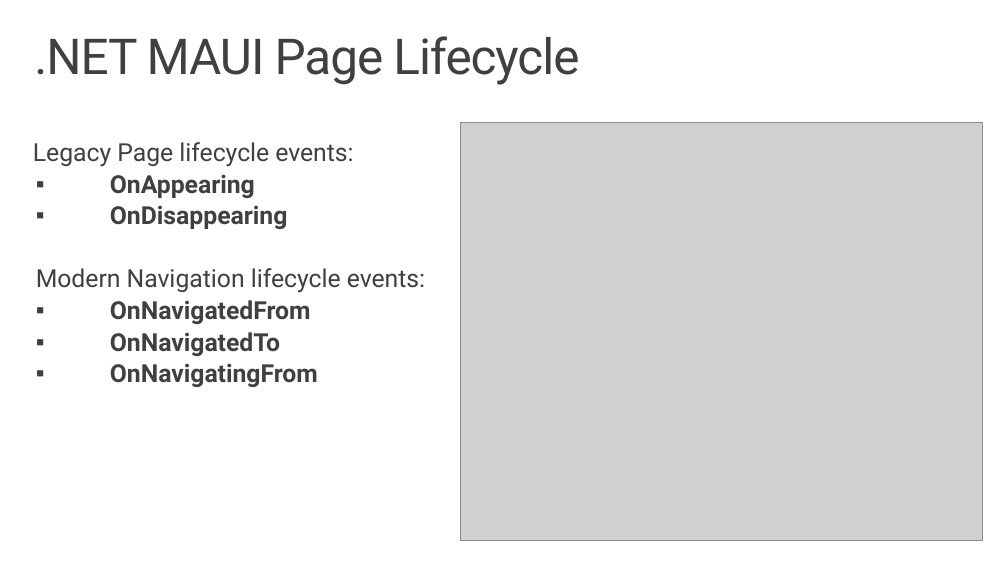
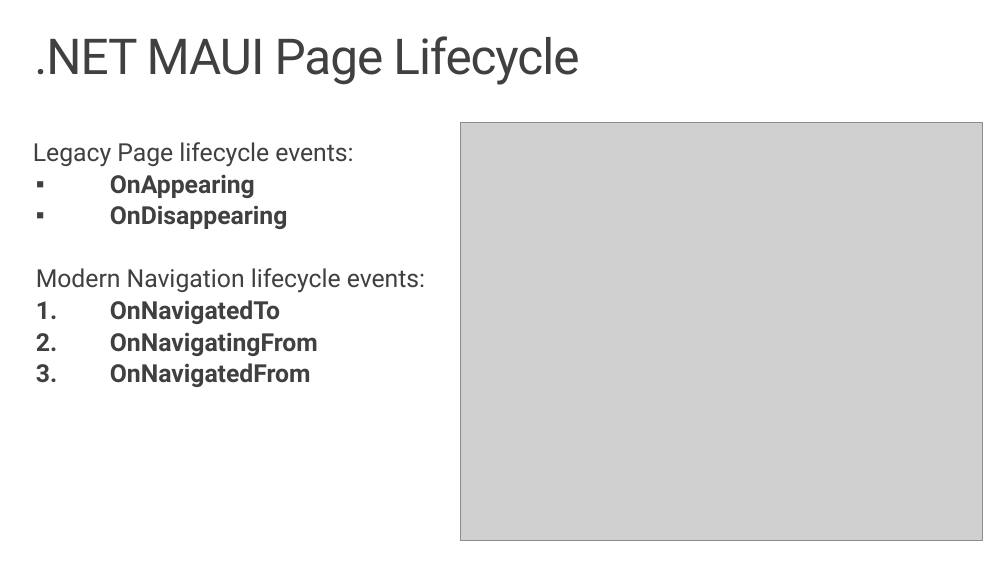
Before and after one commit to dotnet-presentations/dotnet-maui-workshop, a slide deck: slide 18 of Slides/Workshop3 - Navigation.pptx. Drawn at 1008x567 pixels with LibreOffice and Linux fonts; fonts in the diff are those of the drawing; grey boxes stand for pictures; background and template pictures are left out. Boxes give left, top, right and bottom in pixels: in the first picture for what was removed or moved away, otherwise in the second. Text is boxed around its words. In the diff, an @@ line names an element or a change of style, - is before the commit and + after.

Commit message:
Made navigation events into a numeric list - Fixes #28

```diff
--- a/Slides/Workshop3 - Navigation.pptx
+++ b/Slides/Workshop3 - Navigation.pptx
@@ text at (110,300,311,324): paragraph removed @@
-  ▪ OnNavigatedFrom
@@ text at (110,300,318,356): bullet ▪ to 1. @@
@@ text at (110,363,311,387): paragraph added @@
+  3. OnNavigatedFrom
```
